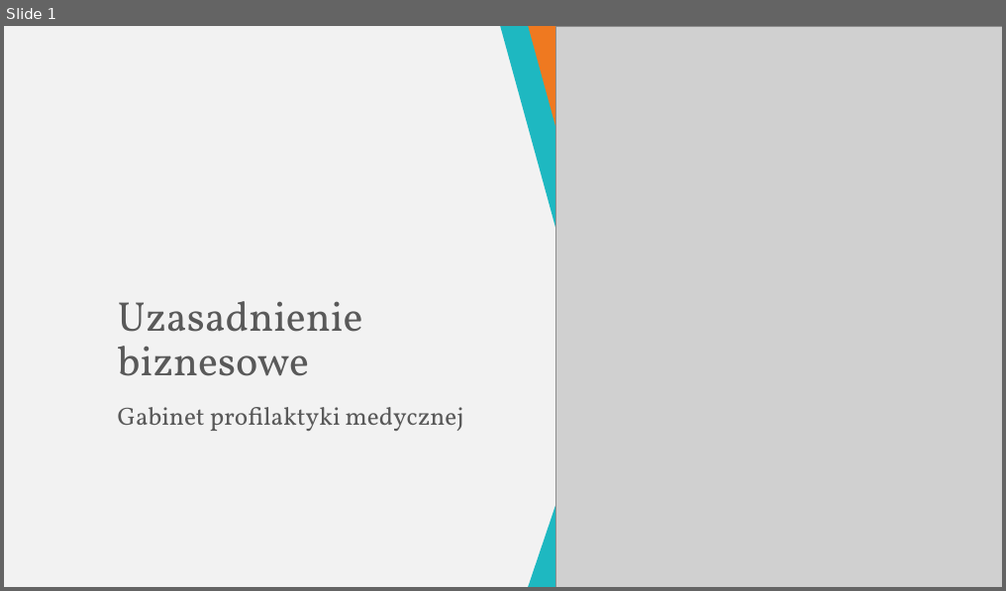
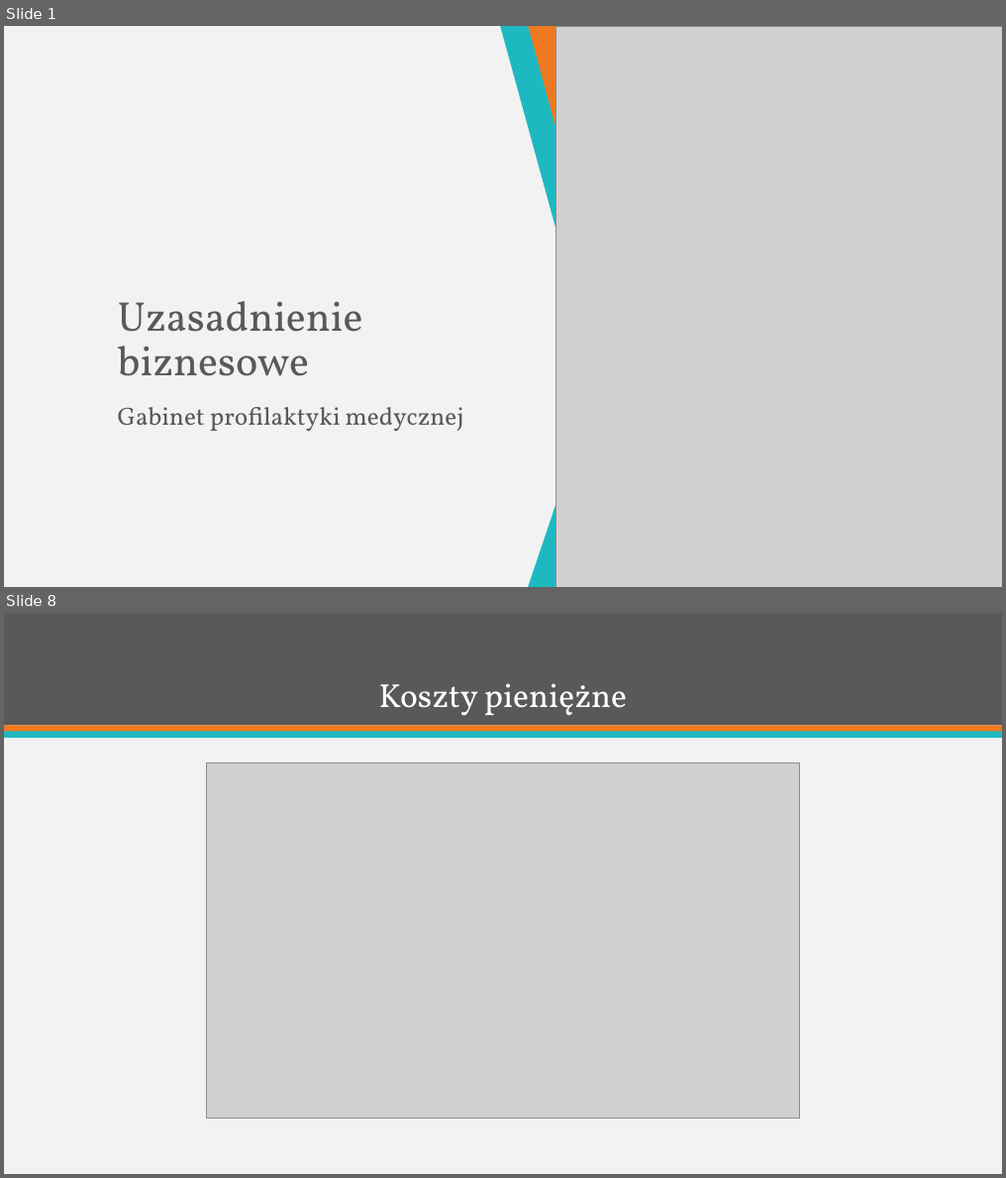
Before and after one commit to jakubpolczynski/Gabinet-Profilaktyki-Medycznej, a slide deck: Dokumentacja/Uzasadnienie biznesowe/Uzasadnienie biznesowe.pptx. Shown one above the other, each under a label of ours: slide 1 before the commit, slides 1 and 8 after it; the slides between them are not shown. The pictures are 1006x591 and 1006x1178 pixels, drawn with LibreOffice and Linux fonts; fonts in the diff are those of the drawing; grey boxes stand for pictures. Boxes give left, top, right and bottom in pixels: in the first picture for what was removed or moved away, otherwise in the second. Text is boxed around its words. In the diff, an @@ line names an element or a change of style, - is before the commit and + after.

```diff
--- a/Dokumentacja/Uzasadnienie biznesowe/Uzasadnienie biznesowe.pptx
+++ b/Dokumentacja/Uzasadnienie biznesowe/Uzasadnienie biznesowe.pptx
@@ slide 8 added at (4,613,1002,1174), background #F2F2F2 @@
@@ rectangle added at (4,613,1002,725), fill #595959 @@
@@ title added at (379,683,627,716), 32 pt, text #FFFFFF @@
+Koszty pieniężne
@@ rectangle added at (4,725,1002,732), fill #EF7920 @@
@@ rectangle added at (4,731,1002,738), fill #1EB8C1 @@
@@ picture added at (207,762,800,1118) @@
```
Also in this commit, not shown: 1 slide changed, 7 other slides added, 10 slides removed.
